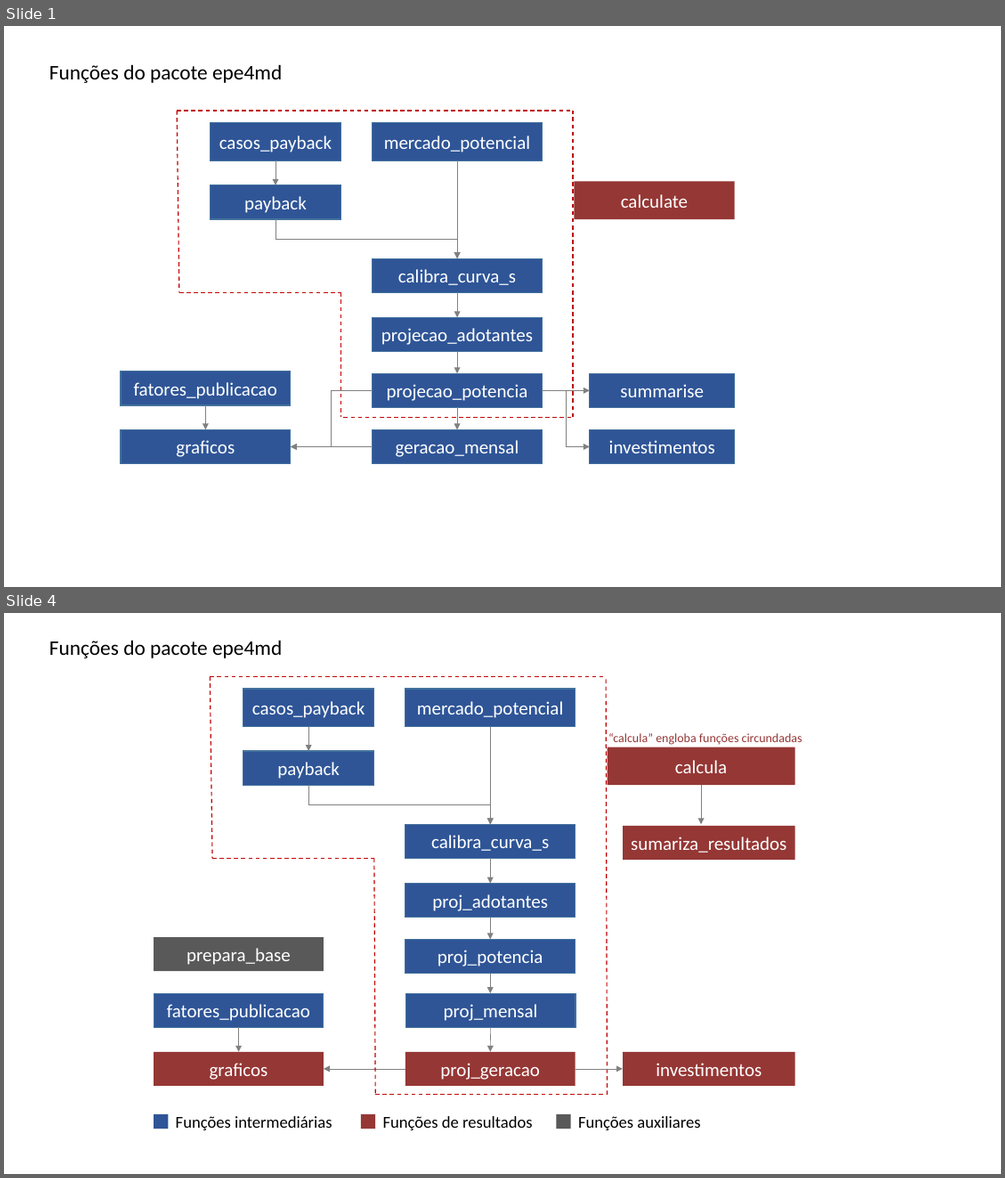
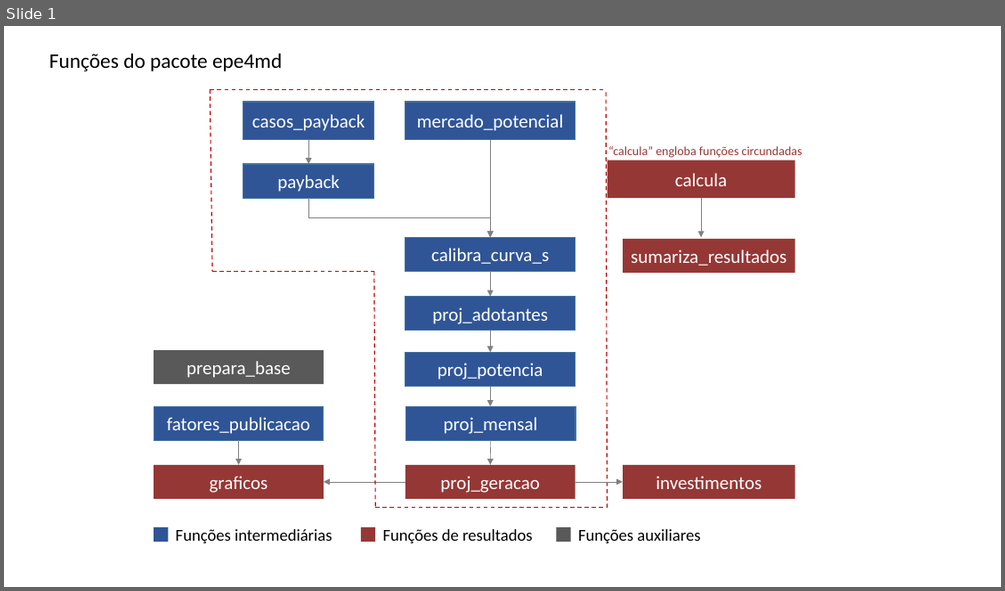
Before and after one commit to EPE-GOV-BR/epe4md, a slide deck: metodologia/fluxo_funcoes.pptx. Shown one above the other, each under a label of ours: slides 1 and 4 before the commit, slide 1 after it; the slides between them are not shown. The pictures are 1005x1178 and 1005x591 pixels, drawn with LibreOffice and Linux fonts; fonts in the diff are those of the drawing. Boxes give left, top, right and bottom in pixels: in the first picture for what was removed or moved away, otherwise in the second. Text is boxed around its words. In the diff, an @@ line names an element or a change of style, - is before the commit and + after.

```diff
--- a/metodologia/fluxo_funcoes.pptx
+++ b/metodologia/fluxo_funcoes.pptx
@@ slide 1 removed at <box>4,26,1001,587</box>, background #FFFFFF @@
@@ text removed at <box>49,64,282,83</box> @@
-Funções do pacote epe4md
@@ rectangle removed at <box>210,123,340,161</box> @@
-casos_payback
@@ rectangle removed at <box>372,123,542,161</box> @@
-mercado_potencial
@@ rectangle removed at <box>210,185,340,219</box> @@
-payback
@@ arrow removed from (275, 160) to (275, 185) @@
@@ arrow removed from (457, 160) to (457, 258) @@
@@ rectangle removed at <box>574,182,735,220</box> @@
-calculate
@@ elbow arrow removed from (275, 219) to (457, 258) @@
@@ rectangle removed at <box>372,258,542,292</box> @@
-calibra_curva_s
@@ group removed at <box>177,111,574,417</box>: 6 lines @@
@@ arrow removed from (457, 292) to (457, 318) @@
@@ rectangle removed at <box>372,318,542,351</box> @@
-projecao_adotantes
@@ rectangle removed at <box>121,371,291,405</box> @@
-fatores_publicacao
@@ arrow removed from (457, 351) to (457, 374) @@
@@ elbow arrow removed from (372, 390) to (291, 447) @@
@@ rectangle removed at <box>372,374,542,408</box> @@
-projecao_potencia
@@ arrow removed from (542, 390) to (590, 390) @@
@@ elbow arrow removed from (542, 390) to (590, 447) @@
@@ rectangle removed at <box>590,374,735,408</box> @@
-summarise
@@ arrow removed from (206, 405) to (206, 430) @@
@@ arrow removed from (457, 408) to (457, 430) @@
@@ rectangle removed at <box>121,430,291,464</box> @@
-graficos
@@ arrow removed from (372, 447) to (291, 447) @@
@@ rectangle removed at <box>372,430,542,464</box> @@
-geracao_mensal
@@ rectangle removed at <box>590,430,735,464</box> @@
-investimentos
@@ what was slide 4 is now slide 1 @@
```
Also in this commit, not shown: 2 other slides removed, 9 other files.
